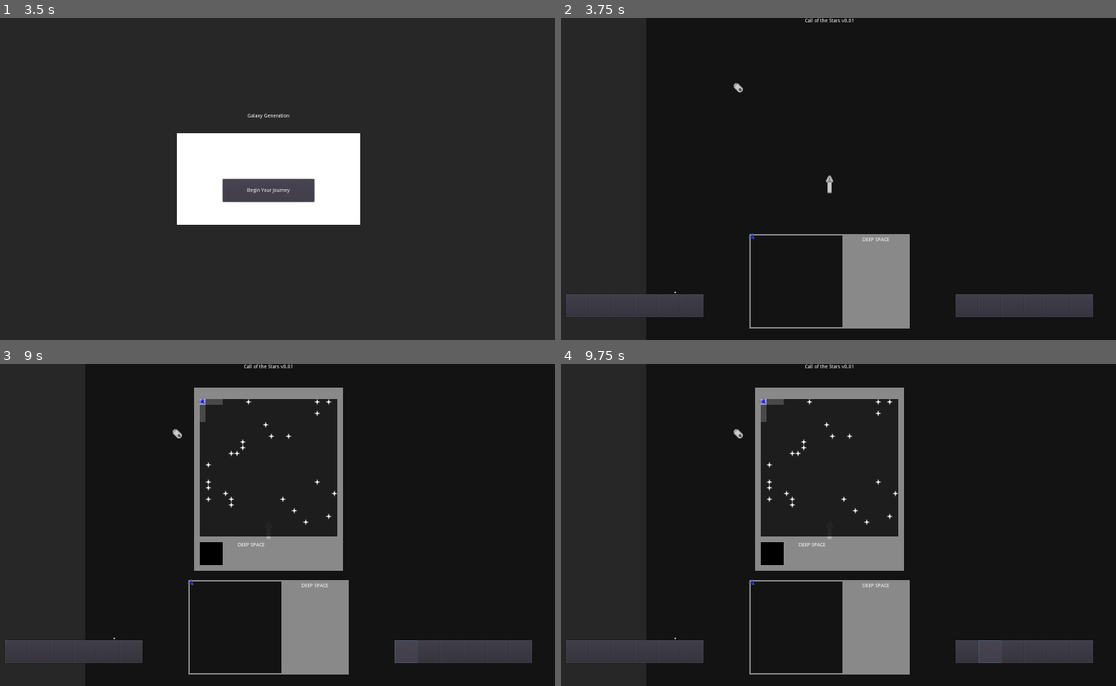
Above: before the commit, frames 1-4 (two rows, left to right).
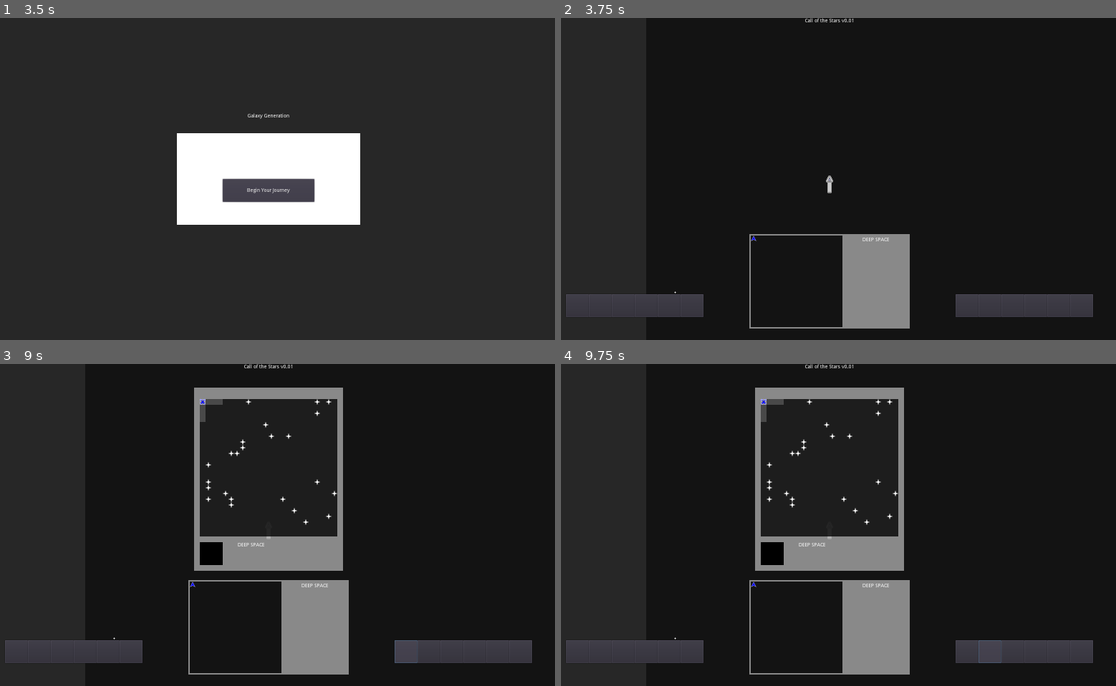
Above: after the commit, the same moments.

Repository: zaneddennis/CallOfTheStars
Game: Godot game, scene res://Base.tscn
The game is run twice, just before and just after one commit, with the same random seed, the same clock (stepped at 60 frames per second) and the same inputs.
Inputs (mouse positions are in pixels of both pictures, inside the frame that each line leads up to):
- Up to frame 1 (3.5 s): click "New Game" at 0.5 s; click "Galaxy Generation" at 1.25 s; click (266, 162) at 2.02 s; type "Alex" at 2.1 s; click "Generate Galaxy" at 2.75 s
- Up to frame 2 (3.75 s): click "Begin Your Journey" at 3.5 s
- Up to frame 3 (9 s): click (16, 650) at 4.25 s; click (38, 650) at 5 s; click (61, 650) at 5.75 s; click (83, 650) at 6.5 s; click (105, 650) at 7.25 s; click (133, 650) at 8 s; click (405, 650) at 8.75 s
- Up to frame 4 (9.75 s): click (988, 650) at 9.5 s

Frame 1 is identical in both runs. In frame 2, less than 0.1% of the frame differs, in the area x 31-36%, y 20-70%; in frame 3, less than 0.1%, in the area x 31-38%, y 10-70%; in frame 4, less than 0.1%.

Commit message:
removed player placeholder

Diff:
--- a/Assets/Scripts/UI/GalaxyMap.gd
+++ b/Assets/Scripts/UI/GalaxyMap.gd
@@ -13,7 +13,7 @@
 	ag = get_parent()
 
 func _process(delta):
-	$GalaxyMap_ColorRect/Map_ColorRect/CurrentGTile.rotation = get_parent().get_node("PlayerPlaceholder").rotation
+	$GalaxyMap_ColorRect/Map_ColorRect/CurrentGTile.rotation = get_parent().get_node("Ships/Test_Ship").rotation
 
 func SelectTile(x, y):
 	selectedX = x
--- a/Assets/Scripts/UI/Terminal.gd
+++ b/Assets/Scripts/UI/Terminal.gd
@@ -5,10 +5,11 @@
 
 func _process(delta):
 	if visible:
-		var player = get_parent().get_parent().get_node("PlayerPlaceholder")
+		#var player = get_parent().get_parent().get_node("PlayerPlaceholder")
+		var playerShip = get_parent().get_parent().get_node("Ships/Test_Ship")
 
-		$SectorMap_CR/Player.rotation = player.rotation
-		$SectorMap_CR/Player.position = (player.position/16384) * 256
+		$SectorMap_CR/Player.rotation = playerShip.rotation
+		$SectorMap_CR/Player.position = (playerShip.position/16384) * 256
 
 func Activate(gt, planets):
 	Clear()
--- a/Assets/Scripts/Utility/ActiveGame.gd
+++ b/Assets/Scripts/Utility/ActiveGame.gd
@@ -9,7 +9,7 @@
 var PlanetScene = load("res://Assets/Scenes/Geography/Planet.tscn")
 
 var background_CR
-var playerPlaceholder
+#var playerPlaceholder
 var galaxy
 var miscellaneous
 
@@ -19,15 +19,15 @@
 var phase
 
 # player placeholder
-var playerPos
-var playerRot
+#var playerPos
+#var playerRot
 var jumpLimit = 3
 
 var galacticPos
 
 func _ready():
 	background_CR = $Background_ColorRect
-	playerPlaceholder = $PlayerPlaceholder
+	#playerPlaceholder = $PlayerPlaceholder
 	galaxy = $Galaxy
 	miscellaneous = get_parent().get_node("Utilities/Miscellaneous")
 
@@ -43,13 +43,13 @@
 	version = v
 	slot = s
 	phase = "space"
-	playerPos = Vector2(256.0, 256.0)
-	playerRot = 135
+	#playerPos = Vector2(256.0, 256.0)
+	#playerRot = 135
 	galacticPos = Vector2(0, 0)
 
 func BeginPlaying():
-	playerPlaceholder.position = playerPos
-	playerPlaceholder.rotation_degrees = playerRot
+	#playerPlaceholder.position = playerPos
+	#playerPlaceholder.rotation_degrees = playerRot
 
 	var hud = $FlightHUD_CanvasLayer
 	for n in hud.get_children():
@@ -117,8 +117,8 @@
 	var saveStr = version + "\n"
 	saveStr += slot + "\n"
 	saveStr += phase + "\n"
-	saveStr += str(playerPos.x) + " " + str(playerPos.y) + "\n"
-	saveStr += str(playerRot) + "\n"
+	#saveStr += str(playerPos.x) + " " + str(playerPos.y) + "\n"
+	#saveStr += str(playerRot) + "\n"
 	saveStr += str(galacticPos.x) + " " + str(galacticPos.y) + "\n"
 
 	var saveFile = File.new()
@@ -136,11 +136,11 @@
 		self.slot = gameFile.get_line()
 		phase = gameFile.get_line()
 
-		playerPos = gameFile.get_line()
-		var px = playerPos.split(" ")[0]
-		var py = playerPos.split(" ")[1]
-		playerPos = Vector2(px, py)
-		playerRot = float(gameFile.get_line())
+		#playerPos = gameFile.get_line()
+		#var px = playerPos.split(" ")[0]
+		#var py = playerPos.split(" ")[1]
+		#playerPos = Vector2(px, py)
+		#playerRot = float(gameFile.get_line())
 		galacticPos = gameFile.get_line()
 		var gx = galacticPos.split(" ")[0]
 		var gy = galacticPos.split(" ")[1]
@@ -148,7 +148,6 @@
 
 		print("Version = " + version)
 		$FlightHUD_CanvasLayer/Label.text += " " + version
-		print("Player at " + str(playerPos) + ", " + str(playerRot))
 
 		galaxy.Load(slot)
 
--- a/Base.tscn
+++ b/Base.tscn
@@ -8,26 +8,24 @@
 [ext_resource path="res://Assets/Scripts/Generation/SSGenerator.gd" type="Script" id=6]
 [ext_resource path="res://Assets/Scripts/Generation/PlanetGenerator.gd" type="Script" id=7]
 [ext_resource path="res://Assets/Scripts/Utility/ActiveGame.gd" type="Script" id=8]
-[ext_resource path="res://Assets/Art/Ships/EscapePod.png" type="Texture" id=9]
-[ext_resource path="res://Assets/Scripts/Ships/PlayerPlaceholder.gd" type="Script" id=10]
-[ext_resource path="res://Assets/Scripts/UI/InputHandler.gd" type="Script" id=11]
-[ext_resource path="res://Assets/Art/Textures/RoundedRectWhite.png" type="Texture" id=12]
-[ext_resource path="res://Assets/Scripts/UI/ThrottleBar.gd" type="Script" id=13]
-[ext_resource path="res://Assets/Scripts/UI/Terminal.gd" type="Script" id=14]
-[ext_resource path="res://Assets/Art/Icons/SectorMap/SectorMapSun.png" type="Texture" id=15]
-[ext_resource path="res://Assets/Art/Icons/GalaxyMap/CurrentGTile.png" type="Texture" id=16]
-[ext_resource path="res://Assets/Scripts/UI/InterfaceBar.gd" type="Script" id=17]
-[ext_resource path="res://Assets/Scripts/Menus/PauseMenu.gd" type="Script" id=18]
-[ext_resource path="res://Assets/Scripts/UI/GalaxyMap.gd" type="Script" id=19]
-[ext_resource path="res://Assets/Art/Icons/gridSelector16.png" type="Texture" id=20]
-[ext_resource path="res://Assets/Art/Icons/GalaxyMap/jumpvalidity.tres" type="TileSet" id=21]
-[ext_resource path="res://Assets/Scripts/UI/Orbit.gd" type="Script" id=22]
-[ext_resource path="res://Assets/Scripts/Geography/Galaxy.gd" type="Script" id=23]
-[ext_resource path="res://Assets/Scenes/Ships/Ship.tscn" type="PackedScene" id=24]
-[ext_resource path="res://Assets/Scenes/Characters/Character.tscn" type="PackedScene" id=25]
-[ext_resource path="res://Assets/Scripts/Utility/Miscellaneous.gd" type="Script" id=26]
-[ext_resource path="res://Assets/Scripts/Utility/MarkovNamers.gd" type="Script" id=27]
-[ext_resource path="res://Assets/Scripts/Utility/MarkovNamer.gd" type="Script" id=28]
+[ext_resource path="res://Assets/Scripts/UI/InputHandler.gd" type="Script" id=9]
+[ext_resource path="res://Assets/Art/Textures/RoundedRectWhite.png" type="Texture" id=10]
+[ext_resource path="res://Assets/Scripts/UI/ThrottleBar.gd" type="Script" id=11]
+[ext_resource path="res://Assets/Scripts/UI/Terminal.gd" type="Script" id=12]
+[ext_resource path="res://Assets/Art/Icons/SectorMap/SectorMapSun.png" type="Texture" id=13]
+[ext_resource path="res://Assets/Art/Icons/GalaxyMap/CurrentGTile.png" type="Texture" id=14]
+[ext_resource path="res://Assets/Scripts/UI/InterfaceBar.gd" type="Script" id=15]
+[ext_resource path="res://Assets/Scripts/Menus/PauseMenu.gd" type="Script" id=16]
+[ext_resource path="res://Assets/Scripts/UI/GalaxyMap.gd" type="Script" id=17]
+[ext_resource path="res://Assets/Art/Icons/gridSelector16.png" type="Texture" id=18]
+[ext_resource path="res://Assets/Art/Icons/GalaxyMap/jumpvalidity.tres" type="TileSet" id=19]
+[ext_resource path="res://Assets/Scripts/UI/Orbit.gd" type="Script" id=20]
+[ext_resource path="res://Assets/Scripts/Geography/Galaxy.gd" type="Script" id=21]
+[ext_resource path="res://Assets/Scenes/Ships/Ship.tscn" type="PackedScene" id=22]
+[ext_resource path="res://Assets/Scenes/Characters/Character.tscn" type="PackedScene" id=23]
+[ext_resource path="res://Assets/Scripts/Utility/Miscellaneous.gd" type="Script" id=24]
+[ext_resource path="res://Assets/Scripts/Utility/MarkovNamers.gd" type="Script" id=25]
+[ext_resource path="res://Assets/Scripts/Utility/MarkovNamer.gd" type="Script" id=26]
 
 [node name="Base" type="Node2D" index="0"]
 
@@ -555,19 +553,12 @@
 color = Color( 0.0784314, 0.0784314, 0.0784314, 1 )
 _sections_unfolded = [ "Rect" ]
 
-[node name="PlayerPlaceholder" type="Sprite" parent="ActiveGame" index="1"]
-
-texture = ExtResource( 9 )
-script = ExtResource( 10 )
-_sections_unfolded = [ "Transform" ]
-maxSpeed = 300
-
-[node name="InputHandler" type="Node2D" parent="ActiveGame" index="2"]
-
-script = ExtResource( 11 )
+[node name="InputHandler" type="Node2D" parent="ActiveGame" index="1"]
+
+script = ExtResource( 9 )
 _sections_unfolded = [ "Pause" ]
 
-[node name="FlightHUD_CanvasLayer" type="CanvasLayer" parent="ActiveGame" index="3"]
+[node name="FlightHUD_CanvasLayer" type="CanvasLayer" parent="ActiveGame" index="2"]
 
 editor/display_folded = true
 layer = 1
@@ -1031,7 +1022,7 @@
 flat = false
 align = 1
 
-[node name="PauseMenu_CanvasLayer" type="CanvasLayer" parent="ActiveGame" index="4"]
+[node name="PauseMenu_CanvasLayer" type="CanvasLayer" parent="ActiveGame" index="3"]
 
 pause_mode = 2
 editor/display_folded = true
@@ -1175,7 +1166,7 @@
 flat = false
 align = 1
 
-[node name="GalaxyMap_CanvasLayer" type="CanvasLayer" parent="ActiveGame" index="5"]
+[node name="GalaxyMap_CanvasLayer" type="CanvasLayer" parent="ActiveGame" index="4"]
 
 editor/display_folded = true
 layer = 1
@@ -1333,7 +1324,7 @@
 align = 1
 _sections_unfolded = [ "Margin" ]
 
-[node name="Orbit_CanvasLayer" type="CanvasLayer" parent="ActiveGame" index="6"]
+[node name="Orbit_CanvasLayer" type="CanvasLayer" parent="ActiveGame" index="5"]
 
 editor/display_folded = true
 layer = 1
@@ -1360,21 +1351,21 @@
 size_flags_vertical = 1
 color = Color( 1, 1, 1, 1 )
 
-[node name="Galaxy" type="Node2D" parent="ActiveGame" index="7"]
-
-script = ExtResource( 23 )
-
-[node name="Ships" type="Node2D" parent="ActiveGame" index="8"]
-
-[node name="Test_Ship" parent="ActiveGame/Ships" index="0" instance=ExtResource( 24 )]
+[node name="Galaxy" type="Node2D" parent="ActiveGame" index="6"]
+
+script = ExtResource( 21 )
+
+[node name="Ships" type="Node2D" parent="ActiveGame" index="7"]
+
+[node name="Test_Ship" parent="ActiveGame/Ships" index="0" instance=ExtResource( 22 )]
 
 position = Vector2( 512, 512 )
 sId = 0
 pieces = "TinyHull0#0#0#1111,TinyBodyColumn_10_30#0#23#0111"
 
-[node name="Characters" type="Node2D" parent="ActiveGame" index="9"]
-
-[node name="Player" parent="ActiveGame/Characters" index="0" instance=ExtResource( 25 )]
+[node name="Characters" type="Node2D" parent="ActiveGame" index="8"]
+
+[node name="Player" parent="ActiveGame/Characters" index="0" instance=ExtResource( 23 )]
 
 cId = 0
 first = "Zane"
@@ -1414,33 +1405,33 @@
 
 [node name="Miscellaneous" type="Node" parent="Utilities" index="0"]
 
+script = ExtResource( 24 )
+
+[node name="MarkovNamers" type="Node" parent="Utilities" index="1"]
+
+script = ExtResource( 25 )
+
+[node name="LocationNamers" type="Node" parent="Utilities/MarkovNamers" index="0"]
+
+editor/display_folded = true
+
+[node name="EnglishLocationNamer" type="Node" parent="Utilities/MarkovNamers/LocationNamers" index="0"]
+
 script = ExtResource( 26 )
 
-[node name="MarkovNamers" type="Node" parent="Utilities" index="1"]
-
-script = ExtResource( 27 )
-
-[node name="LocationNamers" type="Node" parent="Utilities/MarkovNamers" index="0"]
-
-editor/display_folded = true
-
-[node name="EnglishLocationNamer" type="Node" parent="Utilities/MarkovNamers/LocationNamers" index="0"]
-
-script = ExtResource( 28 )
-
 [node name="CharacterNamers" type="Node" parent="Utilities/MarkovNamers" index="1"]
 
 [node name="EnglishFirstNamerM" type="Node" parent="Utilities/MarkovNamers/CharacterNamers" index="0"]
 
-script = ExtResource( 28 )
+script = ExtResource( 26 )
 
 [node name="EnglishFirstNamerF" type="Node" parent="Utilities/MarkovNamers/CharacterNamers" index="1"]
 
-script = ExtResource( 28 )
+script = ExtResource( 26 )
 
 [node name="EnglishLastNamer" type="Node" parent="Utilities/MarkovNamers/CharacterNamers" index="2"]
 
-script = ExtResource( 28 )
+script = ExtResource( 26 )
 
 [connection signal="pressed" from="Screens/Menu_Screens/Main_Menu/MM_Background/NewGame_Button" to="Screens/Menu_Screens/Main_Menu" method="_on_NewGame_Button_pressed"]
 
Not shown: 10 places in Base.tscn that only renumber resources
